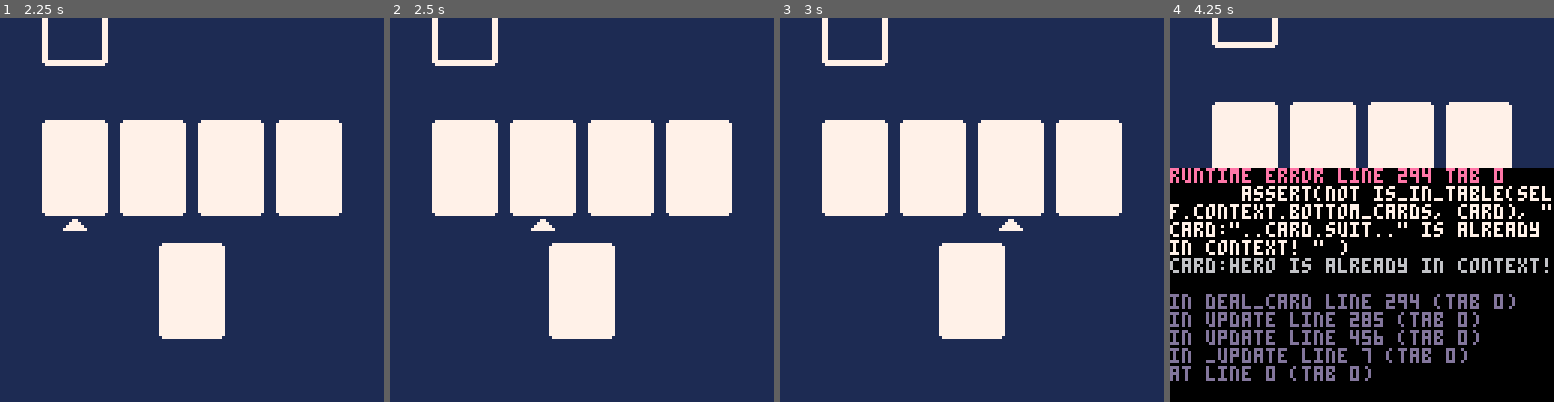
Above: before the commit, frames 1-4 (left to right).
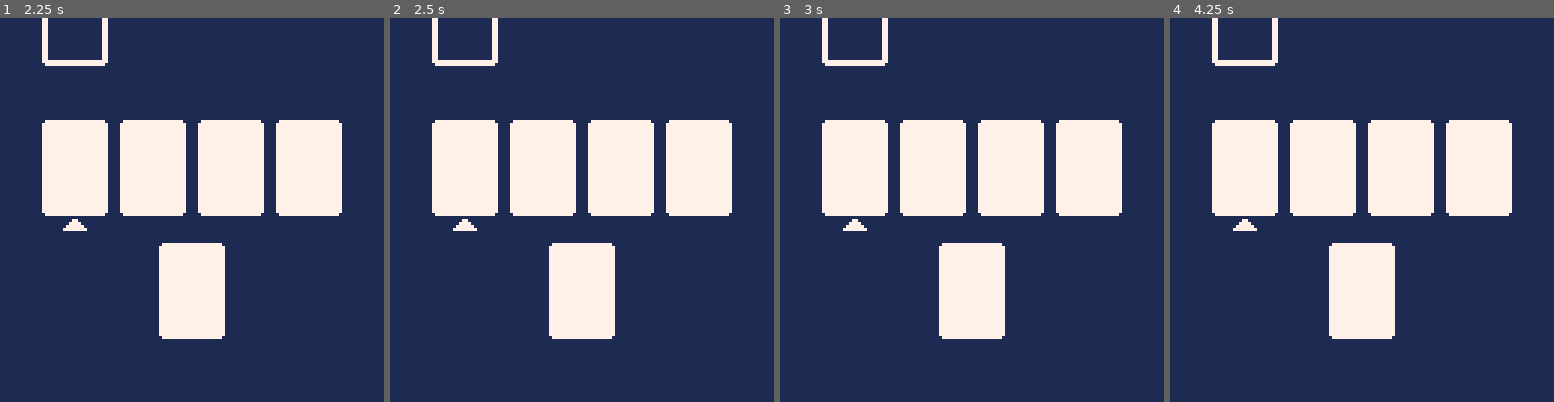
Above: after the commit, the same moments.

Repository: shen-sat/scoundrel
Game: PICO-8 cartridge game.p8
Same seed, same stepped clock (60 frames per second), same inputs: the game is played once before the commit and once after it.
Inputs:
- Up to frame 1 (2.25 s): tap X (X key) at 0.33, 1.07, 1.85 s; tap O (Z key) at 0.7, 1.7, 2.1 s; hold Right 1.6-2.1 s
- Up to frame 2 (2.5 s): hold Right from 2.47 s (still down)
- Up to frame 3 (3 s): keep holding Right; tap O (Z key) at 2.5, 2.9 s; tap X (X key) at 2.97 s
- Up to frame 4 (4.25 s): release Right at 3.03 s; tap O (Z key) at 3.3, 3.7, 4.1 s; hold Right from 4.02 s (still down); tap X (X key) at 4.08 s

Frame 1 is identical in both runs. In frame 2, 0.2% of the frame differs, in the area x 16-43%, y 52-56%; in frame 3, 0.2%; in frame 4, 63%, in the area x 0-100%, y 6-100%.
Error before the commit: runtime error line 294 tab 0; assert(not is_in_table(self.context.bottom_cards, card), "card:"..card.suit.." is already in context! " ); card:hero is already i…

Commit message:
Remove context update function

Diff:
--- a/create_context.lua
+++ b/create_context.lua
@@ -38,14 +38,6 @@
       return ordered_cards
     end,
     bottom_cards = {},
-    update = function(self)
-      if self:is_complete() then
-        self:set_state('idle')
-        self.gamepad.disabled = false
-      end
-
-      if self.state == 'arrange' then self:arrange() end
-    end,
     is_full = function(self)
       return #self.top_cards > 3
     end,
--- a/create_dealer.lua
+++ b/create_dealer.lua
@@ -18,7 +18,10 @@
             dealt_card.y = self.context.top_row.y
             del(self.deck, dealt_card)
             add(self.context.top_cards, dealt_card)
-            if self.context:is_full() then self:set_state('idle') end
+            if self.context:is_full() then
+              self:set_state('idle')
+              self.gamepad.disabled = false
+            end
           end
         end
         -- arrange cards already present in context
--- a/game.p8
+++ b/game.p8
@@ -80,7 +80,6 @@
 function game_update()
   gamepad_debug = 'disabled'
   gamepad:update()
-  context:update()
   dealer:update()
   for card in all(all_cards) do
     card:update()
